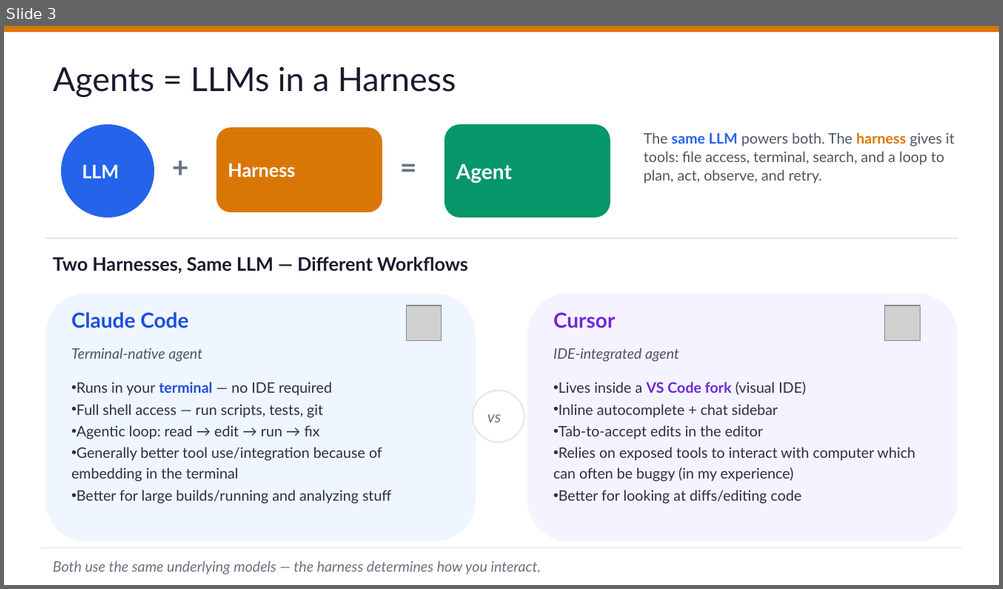
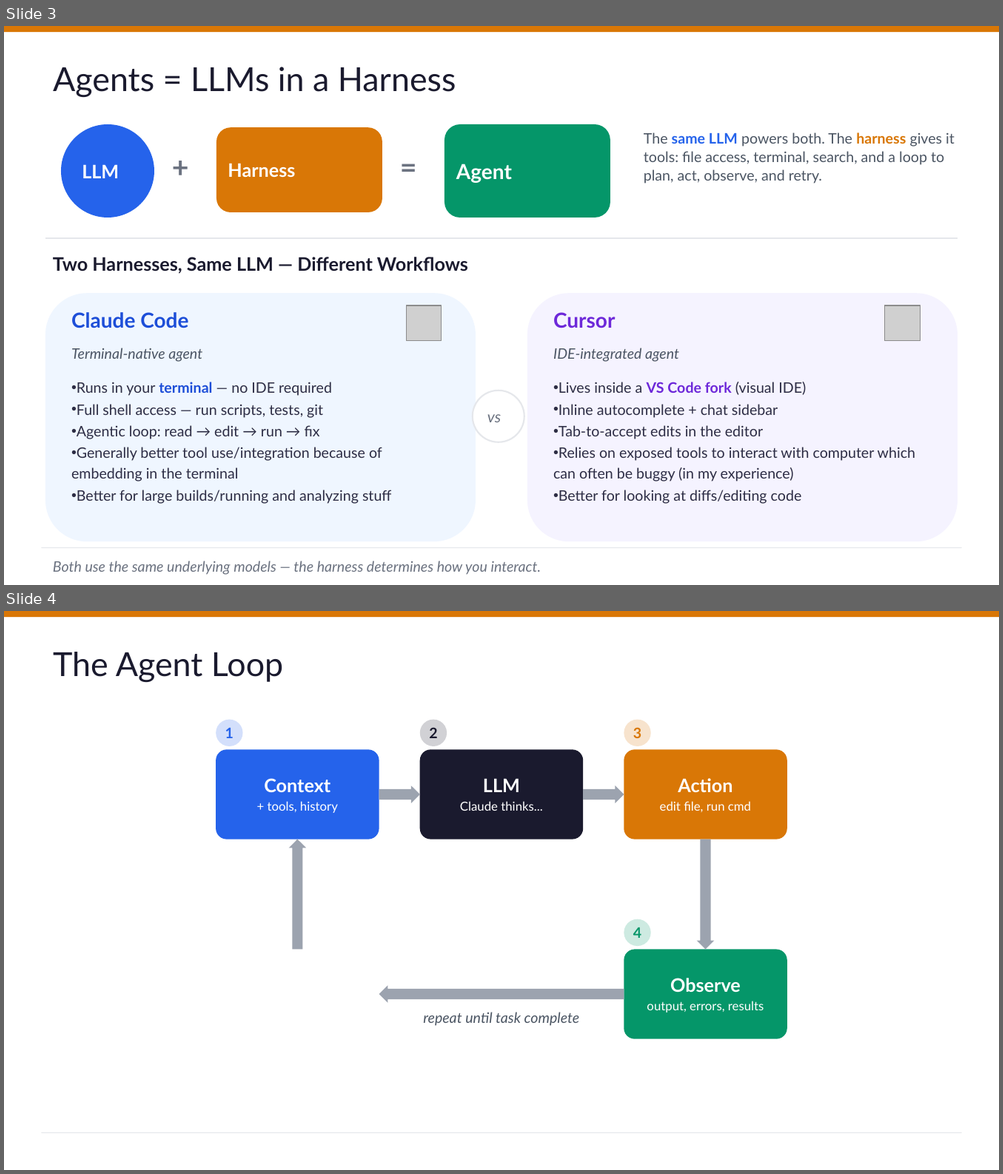
Before and after one commit to blakelash/claude-code-workshop, a slide deck: ClaudeCodeWorkshop.pptx. Shown one above the other, each under a label of ours: slide 3 before the commit, slides 3 and 4 after it. The pictures are 1003x589 and 1003x1174 pixels, drawn with LibreOffice and Linux fonts; fonts in the diff are those of the drawing; grey boxes stand for pictures. Boxes give left, top, right and bottom in pixels: in the first picture for what was removed or moved away, otherwise in the second. Text is boxed around its words. In the diff, an @@ line names an element or a change of style, - is before the commit and + after.

```diff
--- a/ClaudeCodeWorkshop.pptx
+++ b/ClaudeCodeWorkshop.pptx
@@ slide 4 added at box(4, 611, 999, 1170), background #FFFFFF; not listed: 2 template elements that a slide beside it also shows @@
@@ title added at box(53, 652, 283, 682), 32 pt, text #1A1A2E @@
+The Agent Loop
@@ ellipse added at box(216, 719, 243, 746), fill #2563EB at 20% opacity, 14 pt, text #2563EB, bold @@
+1
@@ ellipse added at box(420, 719, 447, 746), fill #1A1A2E at 20% opacity, 14 pt, text #1A1A2E, bold @@
+2
@@ ellipse added at box(624, 719, 651, 746), fill #D97706 at 20% opacity, 14 pt, text #D97706, bold @@
+3
@@ rounded rectangle added at box(216, 750, 379, 840), fill #2563EB, 12 pt, text #FFFFFF @@
+Context
++ tools, history
@@ rounded rectangle added at box(420, 750, 583, 840), fill #1A1A2E, 12 pt, text #FFFFFF @@
+LLM
+Claude thinks...
@@ rounded rectangle added at box(624, 750, 788, 840), fill #D97706, 12 pt, text #FFFFFF @@
+Action
+edit file, run cmd
@@ right arrow added at box(379, 786, 421, 803), fill #9CA3AF @@
@@ right arrow added at box(583, 786, 624, 803), fill #9CA3AF @@
@@ up arrow added at box(289, 840, 307, 950), fill #9CA3AF @@
@@ down arrow added at box(697, 840, 714, 950), fill #9CA3AF @@
@@ ellipse added at box(624, 919, 651, 946), fill #059669 at 20% opacity, 14 pt, text #059669, bold @@
+4
@@ rounded rectangle added at box(624, 950, 788, 1039), fill #059669, 12 pt, text #FFFFFF @@
+Observe
+output, errors, results
@@ left arrow added at box(379, 985, 624, 1003), fill #9CA3AF @@
@@ text added at box(423, 1012, 580, 1026), 14 pt, text #4B5563, italic @@
+repeat until task complete
```
Also in this commit, not shown: 1 other file.
